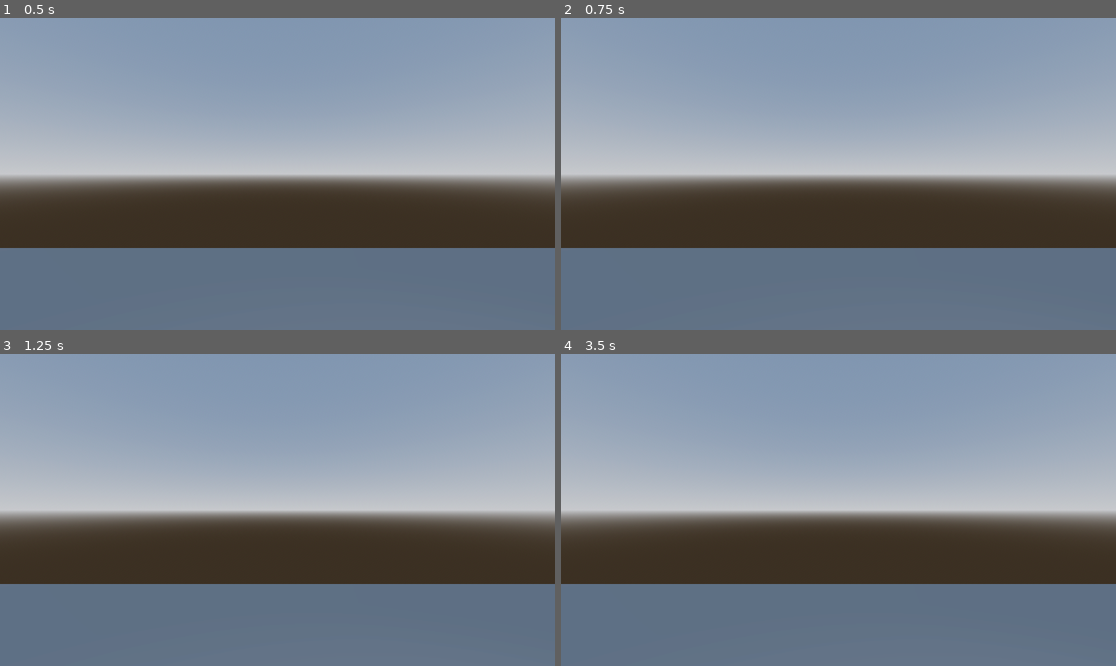
Above: before the commit, frames 1-4 (two rows, left to right).
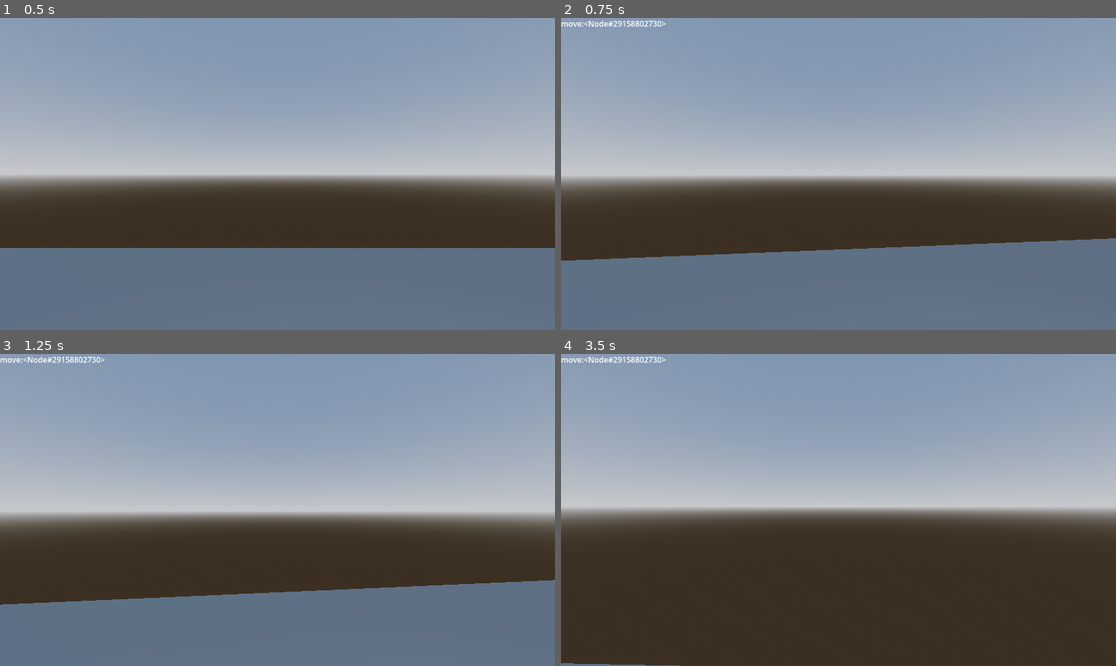
Above: after the commit, the same moments.

Repository: city-high-rider/soulswap
Game: Godot game, scene res://test_level.tscn
Two runs of this game, one before a commit and one after it. Both use one fixed random seed, a clock stepped at 60 frames per second and the inputs below. The project has no main scene, so this scene is started directly.
Inputs (mouse positions are in pixels of both pictures, inside the frame that each line leads up to):
- Up to frame 1 (0.5 s): no input
- Up to frame 2 (0.75 s): tap Enter (ui_accept) at 0.5 s; move the mouse to (866, 174) at 0.52 s; hold W (forward) from 0.53 s (still down); tap F (possess, bound only after the commit) at 0.6 s
- Up to frame 3 (1.25 s): keep holding W (forward); tap Enter (ui_accept) at 0.77, 0.8, 1.07 s
- Up to frame 4 (3.5 s): keep holding W (forward); move the mouse to (810, 510) at 1.27 s; tap Enter (ui_accept) at 1.35, 1.52, 1.82, 2.3, 3.02, 3.32 s; tap F (possess, bound only after the commit) at 1.55, 2.1, 2.85 s; move the mouse to (849, 503) at 2.02 s; move the mouse to (832, 516) at 2.77 s

Frame 1 is identical in both runs. In frame 2, 2.0% of the frame differs, in the area x 0-100%, y 0-78%; in frame 3, 3.1%; in frame 4, 30%, in the area x 0-100%, y 0-100%.

Commit message:
move possess logic to ghost output and make possessed body camera the current one

Diff:
--- a/components/possessable_body.gd
+++ b/components/possessable_body.gd
@@ -32,14 +32,14 @@
 			rotate_y(deg_to_rad(-payload.x))
 			camera.rotate_x(deg_to_rad(-payload.y))
 			camera.rotation.x = clamp(camera.rotation.x, deg_to_rad(-89), deg_to_rad(89))
+		"possess":
+			if ray.get_collider() is Shell:
+				var new_host : Shell = ray.get_collider()
+				new_host.change_ghost(ghost)
+				queue_free()
 
 func _physics_process(delta: float) -> void:
 	state_machine.handle_physics(delta)
-	# Test possession code.
-	if ray.get_collider() is Shell and Input.is_action_just_pressed("ui_accept"):
-		var new_host : Shell = ray.get_collider()
-		new_host.change_ghost(ghost)
-		queue_free()
 
 
 func change_ghost(new_ghost: Ghost) -> void:
@@ -55,4 +55,8 @@
 	ghost.get_parent().remove_child(ghost)
 	add_child(ghost)
 
+	# Set our camera as the current one.
+	camera.make_current()
+
 	print_tree_pretty()
+	print_debug(ghost)
--- a/player_ghost.gd
+++ b/player_ghost.gd
@@ -15,3 +15,5 @@
 		emit_signal("emitted_output", "moving", input_direction)
 	if event is InputEventMouseMotion:
 		emit_signal("emitted_output", "looking", Vector2(event.relative.x, event.relative.y) * mouse_sensitivity)
+	if Input.is_action_just_pressed("possess"):
+		emit_signal("emitted_output", "possess", null)
--- a/project.godot
+++ b/project.godot
@@ -41,3 +41,8 @@
 "events": [Object(InputEventKey,"resource_local_to_scene":false,"resource_name":"","device":-1,"window_id":0,"alt_pressed":false,"shift_pressed":false,"ctrl_pressed":false,"meta_pressed":false,"pressed":false,"keycode":0,"physical_keycode":32,"key_label":0,"unicode":32,"echo":false,"script":null)
 ]
 }
+possess={
+"deadzone": 0.5,
+"events": [Object(InputEventKey,"resource_local_to_scene":false,"resource_name":"","device":-1,"window_id":0,"alt_pressed":false,"shift_pressed":false,"ctrl_pressed":false,"meta_pressed":false,"pressed":false,"keycode":0,"physical_keycode":70,"key_label":0,"unicode":102,"echo":false,"script":null)
+]
+}
--- a/test_level.tscn
+++ b/test_level.tscn
@@ -43,7 +43,7 @@
 [node name="DummyGhost" parent="PossessableBody2" instance=ExtResource("2_varnb")]
 
 [node name="PossessableBody3" parent="." node_paths=PackedStringArray("ghost") instance=ExtResource("1_0ans4")]
-transform = Transform3D(1, 0, 0, 0, 1, 0, 0, 0, 1, -4.11301, 1.10567, 2.20875)
+transform = Transform3D(1, 0, 0, 0, 1, 0, 0, 0, 1, -4.11301, 1.10567, 4.20875)
 ghost = NodePath("DummyGhost")
 
 [node name="DummyGhost" parent="PossessableBody3" instance=ExtResource("2_varnb")]
